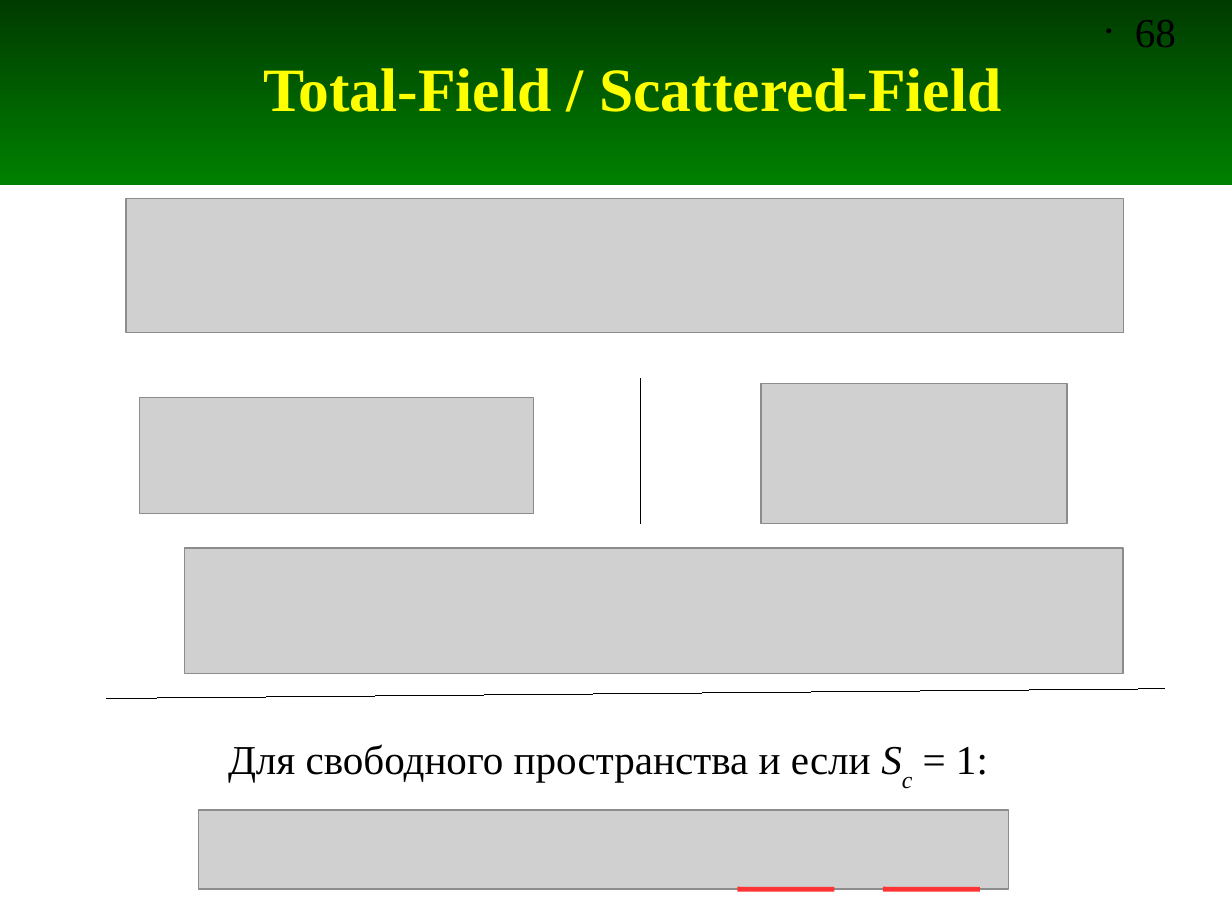
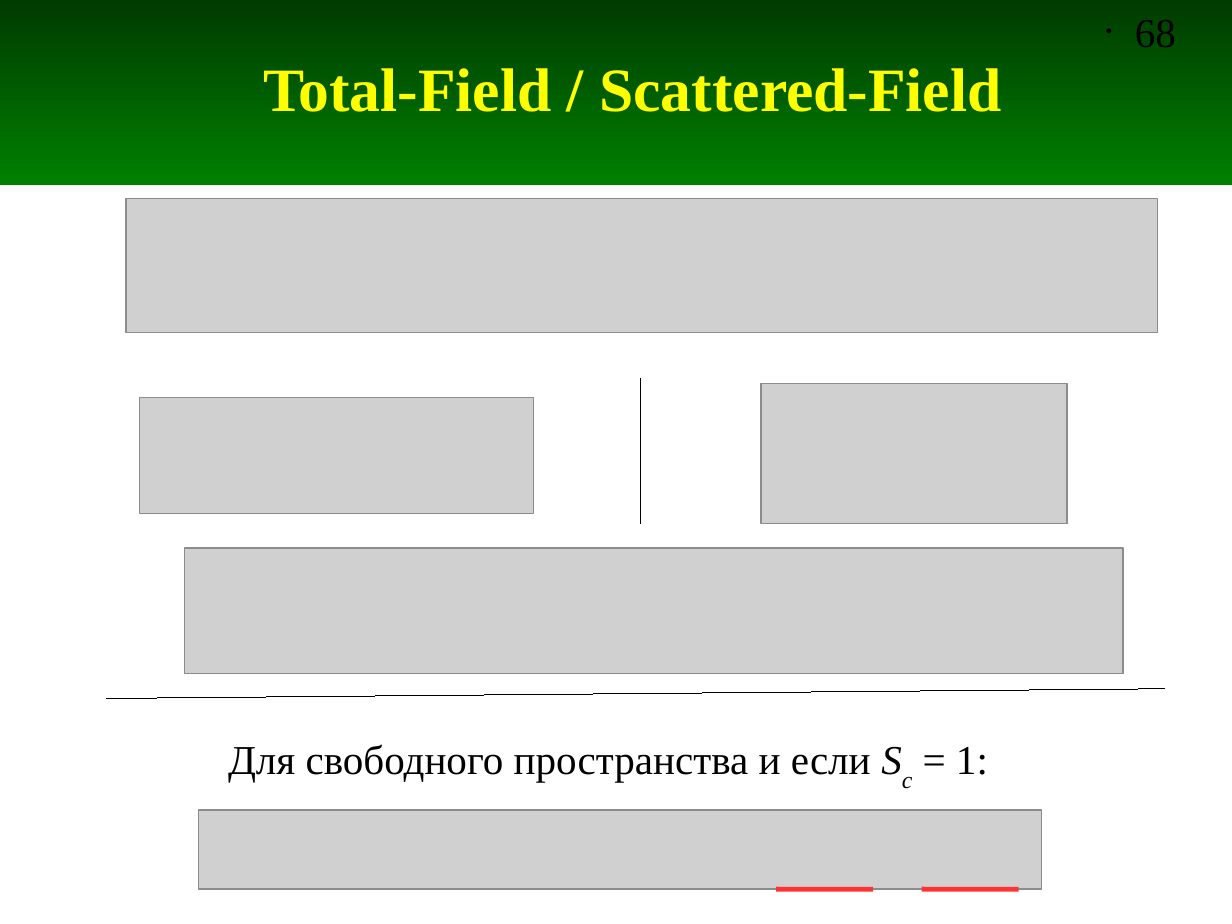
Before and after one commit to andris0147sv/modelling, a slide deck: slide 68 of presentations/2. FDTD.odp. Drawn at 1232x924 pixels with LibreOffice and Linux fonts; fonts in the diff are those of the drawing; grey boxes stand for pictures. Boxes give left, top, right and bottom in pixels: in the first picture for what was removed or moved away, otherwise in the second. Text is boxed around its words. In the diff, an @@ line names an element or a change of style, - is before the commit and + after.

```diff
--- a/presentations/2. FDTD.odp
+++ b/presentations/2. FDTD.odp
@@ picture: place and size @@
-picture at (126, 198, 1122, 331)
+picture at (126, 198, 1157, 331)
@@ picture: place and size @@
-picture at (198, 809, 1008, 888)
+picture at (198, 809, 1041, 888)
@@ line moved from (737, 890) - (834, 890) to (776, 890) - (873, 890) @@
@@ line moved from (883, 890) - (979, 890) to (922, 890) - (1019, 890) @@
```
Also in this commit, not shown: 6 other slides changed, 2 slides added, 1 other file.
